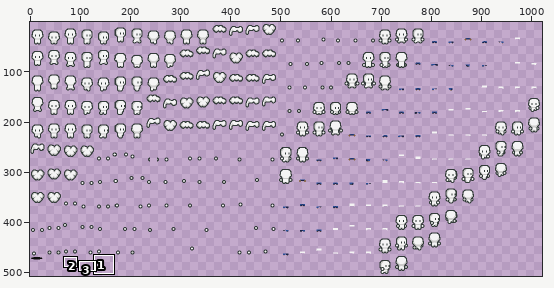
Sprite sheet, stored at PitHero/Content/Atlases/Actors.png. Above: a wide view before the commit, with the close-up outlined.
Close-up. First the earlier version:
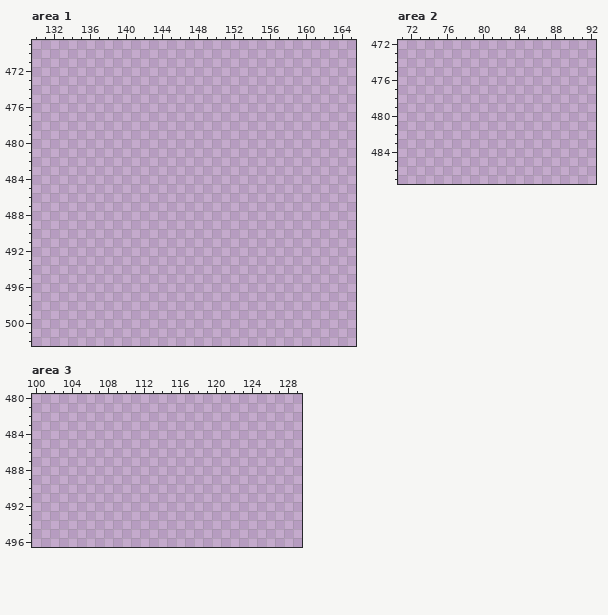
The file is 1024x512 pixels. Shown: area 1: x 130..165, y 469..502; area 2: x 71..92, y 472..487; area 3: x 100..129, y 480..496. The wide view leaves out empty margins. The commit also changed other parts of the picture, which this record leaves out.
The same view after the edit:
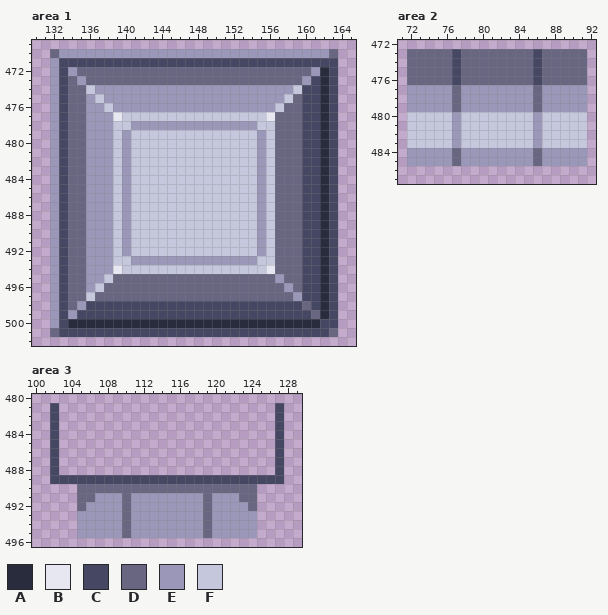
Palette (. is transparent): A #282c3c  B #e6e7f0  C #464762  D #696682  E #9a97b9  F #c5c7dd
What changed:
Changed rows in their new state; - is an unchanged pixel.
Area 1:
first column x 132:
470 DEEEEEEEEEEEEEEEEEEEEEEEEEEEEEED
471 ECCCCCCCCCCCCCCCCCCCCCCCCCCCCCCC
472 ECEDDDDDDDDDDDDDDDDDDDDDDDDDDEAC
473 ECDEDDDDDDDDDDDDDDDDDDDDDDDDECAC
474 ECDDFEEEEEEEEEEEEEEEEEEEEEEFCCAC
475 ECDDEFEEEEEEEEEEEEEEEEEEEEFDCCAC
476 ECDDEEFEEEEEEEEEEEEEEEEEEFDDCCAC
477 ECDDEEEBFFFFFFFFFFFFFFFFBDDDCCAC
478 ECDDEEEFFEEEEEEEEEEEEEEFFDDDCCAC
479 ECDDEEEFEFFFFFFFFFFFFFFEFDDDCCAC
480 ECDDEEEFEFFFFFFFFFFFFFFEFDDDCCAC
481 ECDDEEEFEFFFFFFFFFFFFFFEFDDDCCAC
482 ECDDEEEFEFFFFFFFFFFFFFFEFDDDCCAC
483 ECDDEEEFEFFFFFFFFFFFFFFEFDDDCCAC
484 ECDDEEEFEFFFFFFFFFFFFFFEFDDDCCAC
485 ECDDEEEFEFFFFFFFFFFFFFFEFDDDCCAC
486 ECDDEEEFEFFFFFFFFFFFFFFEFDDDCCAC
487 ECDDEEEFEFFFFFFFFFFFFFFEFDDDCCAC
488 ECDDEEEFEFFFFFFFFFFFFFFEFDDDCCAC
489 ECDDEEEFEFFFFFFFFFFFFFFEFDDDCCAC
490 ECDDEEEFEFFFFFFFFFFFFFFEFDDDCCAC
491 ECDDEEEFEFFFFFFFFFFFFFFEFDDDCCAC
492 ECDDEEEFEFFFFFFFFFFFFFFEFDDDCCAC
493 ECDDEEEFFEEEEEEEEEEEEEEFFDDDCCAC
494 ECDDEEEBFFFFFFFFFFFFFFFFBDDDCCAC
495 ECDDEEFDDDDDDDDDDDDDDDDDDEDDCCAC
496 ECDDEFDDDDDDDDDDDDDDDDDDDDEDCCAC
497 ECDDFDDDDDDDDDDDDDDDDDDDDDDECCAC
498 ECDECCCCCCCCCCCCCCCCCCCCCCCCDCAC
499 ECECCCCCCCCCCCCCCCCCCCCCCCCCCDAC
500 ECAAAAAAAAAAAAAAAAAAAAAAAAAAAACC
501 DCCCCCCCCCCCCCCCCCCCCCCCCCCCCCCD
Area 2:
first column x 72:
473 DDDDDCDDDDDDDDCDDDDD
474 DDDDDCDDDDDDDDCDDDDD
475 DDDDDCDDDDDDDDCDDDDD
476 DDDDDCDDDDDDDDCDDDDD
477 EEEEEDEEEEEEEEDEEEEE
478 EEEEEDEEEEEEEEDEEEEE
479 EEEEEDEEEEEEEEDEEEEE
480 FFFFFEFFFFFFFFEFFFFF
481 FFFFFEFFFFFFFFEFFFFF
482 FFFFFEFFFFFFFFEFFFFF
483 FFFFFEFFFFFFFFEFFFFF
484 EEEEEDEEEEEEEEDEEEEE
485 EEEEEDEEEEEEEEDEEEEE
Area 3:
first column x 102:
481 C------------------------C
482 C------------------------C
483 C------------------------C
484 C------------------------C
485 C------------------------C
486 C------------------------C
487 C------------------------C
488 C------------------------C
489 CCCCCCCCCCCCCCCCCCCCCCCCCC
490 ---DDDDDDDDDDDDDDDDDDDD---
491 ---DDEEEDEEEEEEEEDEEEDD---
492 ---DEEEEDEEEEEEEEDEEEED---
493 ---EEEEEDEEEEEEEEDEEEEE---
494 ---EEEEEDEEEEEEEEDEEEEE---
495 ---EEEEEDEEEEEEEEDEEEEE---
Boxes around the changes in both close-ups, in picture pixels (x1, y1, x2, y2):
added: (50, 49, 338, 337)
added: (407, 49, 587, 166)
added: (50, 403, 284, 538)
